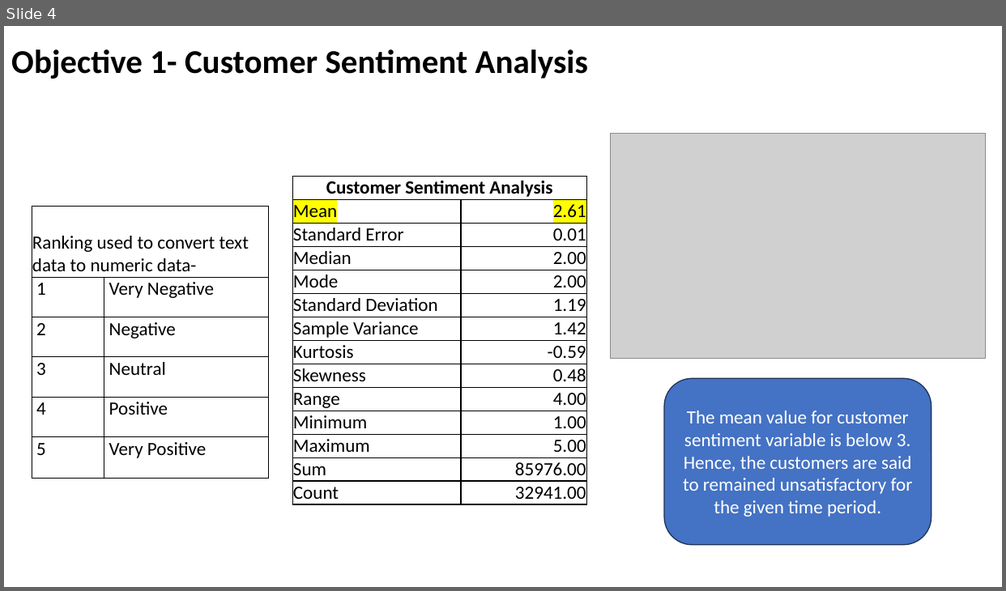
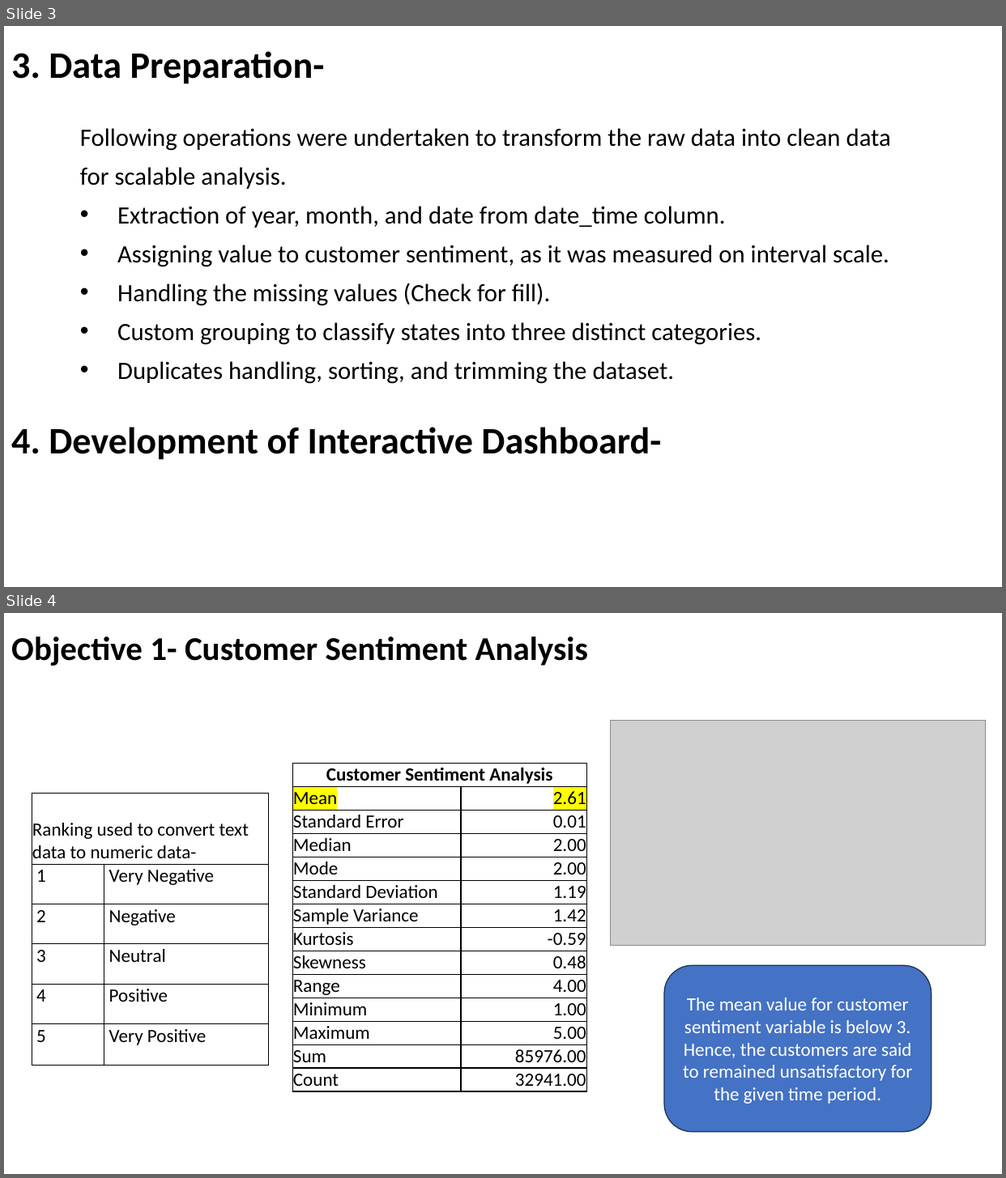
Before and after one commit to Aniruddhakhedkar/Analysis_of_Customer_Service_Data_for_an_E-commerce_Company_Nile, a slide deck: Findings_Analysis of Customer Service Data_E-commerce Company_Nile.pptx. Shown one above the other, each under a label of ours: slide 4 before the commit, slides 3 and 4 after it. The pictures are 1006x591 and 1006x1178 pixels, drawn with LibreOffice and Linux fonts; fonts in the diff are those of the drawing; grey boxes stand for pictures. Boxes give left, top, right and bottom in pixels: in the first picture for what was removed or moved away, otherwise in the second. Text is boxed around its words. In the diff, an @@ line names an element or a change of style, - is before the commit and + after.

```diff
--- a/Findings_Analysis of Customer Service Data_E-commerce Company_Nile.pptx
+++ b/Findings_Analysis of Customer Service Data_E-commerce Company_Nile.pptx
@@ slide 3 added at (x1=4, y1=26, x2=1002, y2=587), background #FFFFFF @@
@@ title added at (x1=11, y1=51, x2=325, y2=84), 36 pt, text #000000, bold @@
+3. Data Preparation-
@@ text added at (x1=80, y1=128, x2=891, y2=384), 24 pt, text #000000 @@
+Following operations were undertaken to transform the raw data into clean data for scalable analysis.
+• Extraction of year, month, and date from date_time column.
+• Assigning value to customer sentiment, as it was measured on interval scale.
+• Handling the missing values (Check for fill).
+• Custom grouping to classify states into three distinct categories.
+• Duplicates handling, sorting, and trimming the dataset.
@@ text added at (x1=11, y1=427, x2=661, y2=460), 36 pt, text #000000, bold @@
+4. Development of Interactive Dashboard-
```
Also in this commit, not shown: 8 slides changed, 1 slide removed.
